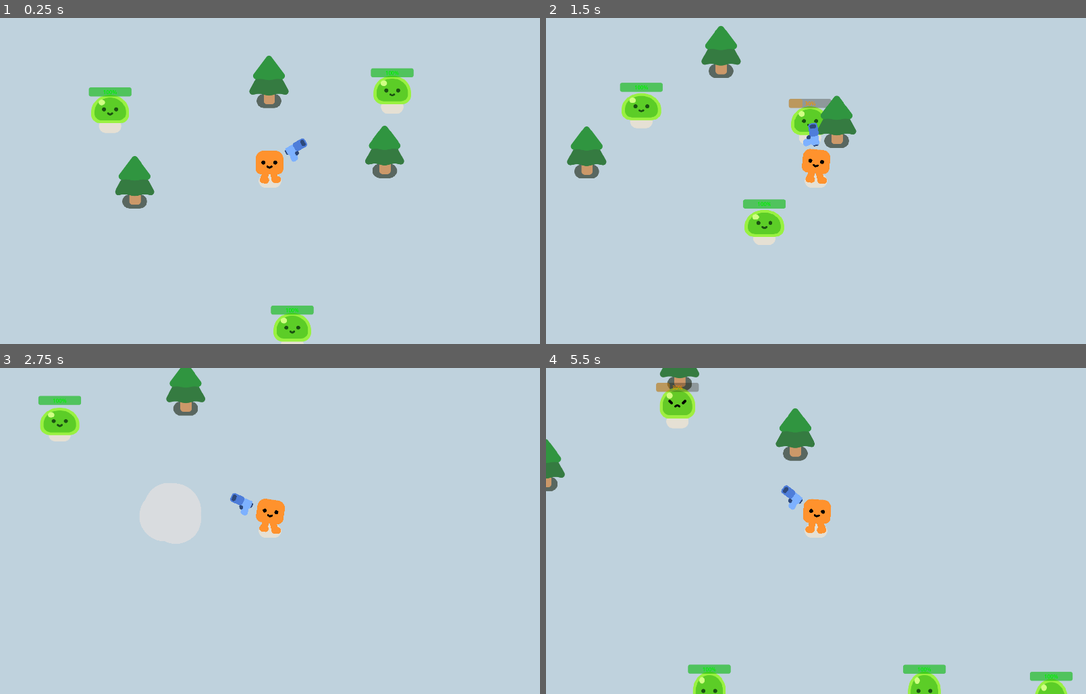
Above: before the commit, frames 1-4 (two rows, left to right).
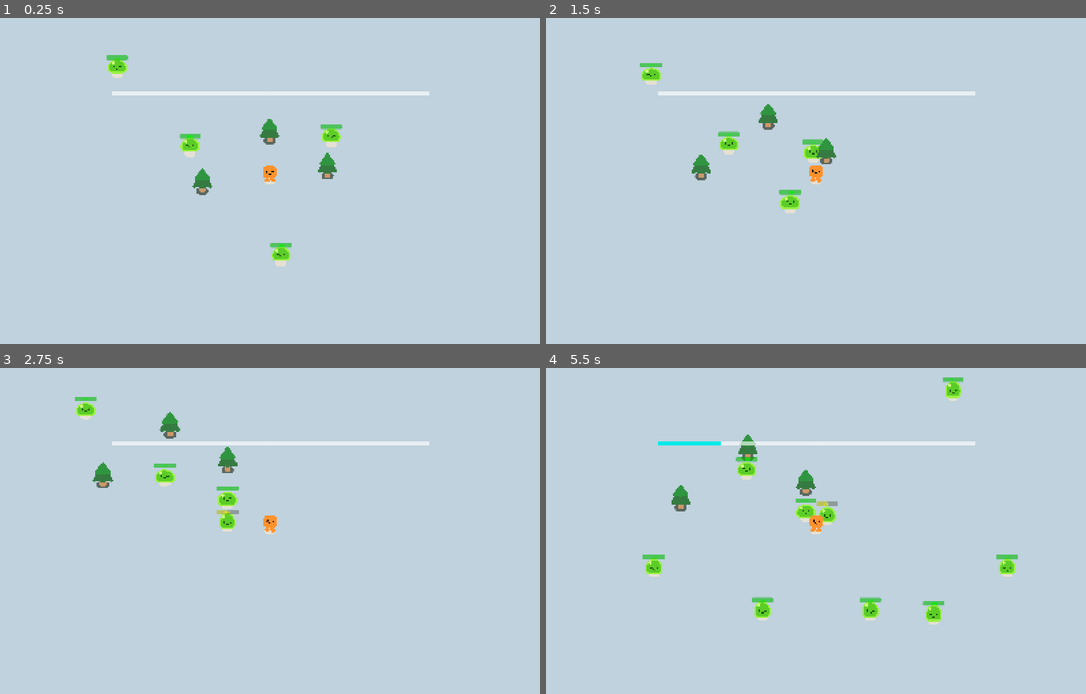
Above: after the commit, the same moments.

Repository: BromarBalkis/LampHireSurvivors
Game: Godot game, scene res://game.tscn
The game is run twice, just before and just after one commit, with the same random seed, the same clock (stepped at 60 frames per second) and the same inputs.
Inputs:
- Up to frame 1 (0.25 s): no input
- Up to frame 2 (1.5 s): hold D (move_right) 0.53-1.28 s; hold S (move_down) from 1.28 s (still down)
- Up to frame 3 (2.75 s): release S (move_down) at 2.03 s; hold D (move_right) from 2.03 s (still down)
- Up to frame 4 (5.5 s): release D (move_right) at 2.78 s; hold W (move_up) 2.78-3.53 s; hold A (move_left) 3.53-5.03 s; hold S (move_down) from 5.03 s (still down)

The runs differ from the first frame. In frame 1, 7.2% of the frame differs, in the area x 16-80%, y 11-100%; in frame 2, 6.9%; in frame 3, 5.8%; in frame 4, 7.0%.

Commit message:
more slicer adjustments

Diff:
--- a/player.tscn
+++ b/player.tscn
@@ -1,8 +1,7 @@
-[gd_scene load_steps=8 format=3 uid="uid://c1sx7bic4uhdj"]
+[gd_scene load_steps=7 format=3 uid="uid://c1sx7bic4uhdj"]
 
 [ext_resource type="PackedScene" uid="uid://pbmyh1qru7p" path="res://characters/happy_boo/happy_boo.tscn" id="1_4flbx"]
 [ext_resource type="Script" uid="uid://brvlsv1ci5w12" path="res://player.gd" id="1_onrkg"]
-[ext_resource type="PackedScene" uid="uid://du5i8r7jdycua" path="res://gun.tscn" id="3_i3pqv"]
 [ext_resource type="PackedScene" uid="uid://bxfs2i8tlep8q" path="res://scenes/player_ui.tscn" id="4_hqtel"]
 [ext_resource type="PackedScene" uid="uid://bxuqase5mx6iy" path="res://scenes/level_up_screen.tscn" id="5_sweqy"]
 [ext_resource type="PackedScene" uid="uid://cquooy1bktwwt" path="res://scenes/slicer.tscn" id="6_2hs0m"]
@@ -21,9 +20,9 @@
 shape = SubResource("CircleShape2D_onrkg")
 
 [node name="Camera2D" type="Camera2D" parent="."]
+zoom = Vector2(0.5, 0.5)
 
-[node name="Gun" parent="." instance=ExtResource("3_i3pqv")]
-position = Vector2(0, -43)
+[node name="Slicer" parent="." instance=ExtResource("6_2hs0m")]
 
 [node name="PlayerUI" parent="." instance=ExtResource("4_hqtel")]
 anchors_preset = 0
@@ -41,5 +40,3 @@
 offset_top = -513.0
 offset_right = -952.0
 offset_bottom = -513.0
-
-[node name="Slicer" parent="." instance=ExtResource("6_2hs0m")]
--- a/project.godot
+++ b/project.godot
@@ -88,7 +88,7 @@
 window/size/viewport_width=1620
 window/size/viewport_height=980
 window/size/always_on_top=true
-window/stretch/mode="viewport"
+window/stretch/mode="canvas_items"
 
 [dotnet]
 
--- a/scenes/slice_particles.tscn
+++ /dev/null
@@ -1,26 +0,0 @@
-[gd_scene load_steps=3 format=3 uid="uid://bcb7rvy28c1g1"]
-
-[ext_resource type="Texture2D" uid="uid://dj54loycbnfjr" path="res://assets/testslice.png" id="1_v8ra3"]
-[ext_resource type="Script" uid="uid://csohsieysr6sw" path="res://scripts/slice_particles.gd" id="2_v8ra3"]
-
-[node name="SliceParticles" type="CPUParticles2D"]
-z_index = 5
-emitting = false
-amount = 3
-texture = ExtResource("1_v8ra3")
-lifetime = 0.2
-one_shot = true
-particle_flag_align_y = true
-direction = Vector2(0, 0)
-spread = 180.0
-gravity = Vector2(0, 0)
-initial_velocity_min = 82.5
-initial_velocity_max = 82.5
-angular_velocity_min = -590.65
-angular_velocity_max = 290.65
-angle_max = 179.5
-scale_amount_min = 5.0
-scale_amount_max = 5.0
-script = ExtResource("2_v8ra3")
-
-[connection signal="finished" from="." to="." method="_on_finished"]
--- a/scenes/slicerparticles2.tscn
+++ b/scenes/slicerparticles2.tscn
@@ -1,23 +1,43 @@
-[gd_scene load_steps=3 format=3 uid="uid://dmoh5idx0rbbh"]
+[gd_scene load_steps=4 format=3 uid="uid://dmoh5idx0rbbh"]
 
-[ext_resource type="Texture2D" uid="uid://dj54loycbnfjr" path="res://assets/testslice.png" id="1_ovi7s"]
 [ext_resource type="Script" uid="uid://csohsieysr6sw" path="res://scripts/slice_particles.gd" id="2_76rkw"]
+
+[sub_resource type="Curve" id="Curve_ovi7s"]
+_data = [Vector2(0, 0), 0.0, 0.0, 0, 0, Vector2(1, 1), 0.0, 0.0, 0, 0]
+point_count = 2
+
+[sub_resource type="CircleShape2D" id="CircleShape2D_ovi7s"]
+radius = 34.132095
 
 [node name="GPUParticles2D" type="CPUParticles2D"]
 z_index = 5
 emitting = false
-amount = 3
-texture = ExtResource("1_ovi7s")
-lifetime = 0.2
+amount = 4
+lifetime = 0.3
 one_shot = true
-fixed_fps = 30
+fixed_fps = 60
+local_coords = true
 draw_order = 1
 direction = Vector2(0, 0)
 spread = 180.0
 gravity = Vector2(0, 0)
 angular_velocity_min = 567.51996
 angular_velocity_max = 660.69995
+orbit_velocity_min = 2.0
+orbit_velocity_max = 2.0
 angle_max = 315.50003
-scale_amount_min = 5.0
-scale_amount_max = 5.0
+scale_amount_min = 50.0
+scale_amount_max = 50.0
+scale_amount_curve = SubResource("Curve_ovi7s")
+color = Color(0.96862745, 0, 0, 0.5372549)
 script = ExtResource("2_76rkw")
+
+[node name="Area2D" type="Area2D" parent="."]
+collision_layer = 0
+collision_mask = 4
+
+[node name="CollisionShape2D" type="CollisionShape2D" parent="Area2D"]
+shape = SubResource("CircleShape2D_ovi7s")
+
+[connection signal="finished" from="." to="." method="_on_finished"]
+[connection signal="body_entered" from="Area2D" to="." method="_on_area_2d_body_entered"]
--- a/scripts/SignalBus.gd
+++ b/scripts/SignalBus.gd
@@ -12,3 +12,5 @@
 signal level_up
 @warning_ignore("unused_signal")
 signal value_update
+
+var damage #we ball (for slicerparticles script)
--- a/scripts/slice_particles.gd
+++ b/scripts/slice_particles.gd
@@ -1,11 +1,17 @@
 extends CPUParticles2D
 
 
+var damage
 # Called when the node enters the scene tree for the first time.
 func _ready() -> void:
 	emitting = true
-
-
+	damage = SignalBus.damage
+	print(damage)
 
 func _on_finished() -> void:
 	queue_free()
+
+
+func _on_area_2d_body_entered(body: Node2D) -> void:
+	if body.collision_layer == 4:
+		body.take_damage(damage)
--- a/scripts/slicer.gd
+++ b/scripts/slicer.gd
@@ -13,6 +13,7 @@
 
 func _ready() -> void:
 	SignalBus.value_update.connect(update_values)
+	SignalBus.damage = damage
 	player = get_tree().get_first_node_in_group("player")
 
 
@@ -22,13 +23,14 @@
 		target_enemy = get_collider(0) #gets the closest guy
 
 func _on_firing_speed_timeout() -> void:
-	if enemies_in_range.size() > 0:
+	if enemies_in_range.size() > 0 && target_enemy != null:
 		var slicer_instance = slicer_scene.instantiate()
 		#Slice_container.add_child(slicer_instance)
 		target_enemy.get_parent().add_child(slicer_instance)
 		slicer_instance.global_position = target_enemy.global_position
-		target_enemy.take_damage(damage)
+		#target_enemy.take_damage(damage)
 
 func update_values() -> void:
 	$FiringSpeed.wait_time = 2/player.player_atk_spd
 	damage = initial_damage*player.player_dmg_mult #might be brain farting here
+	SignalBus.damage = damage
